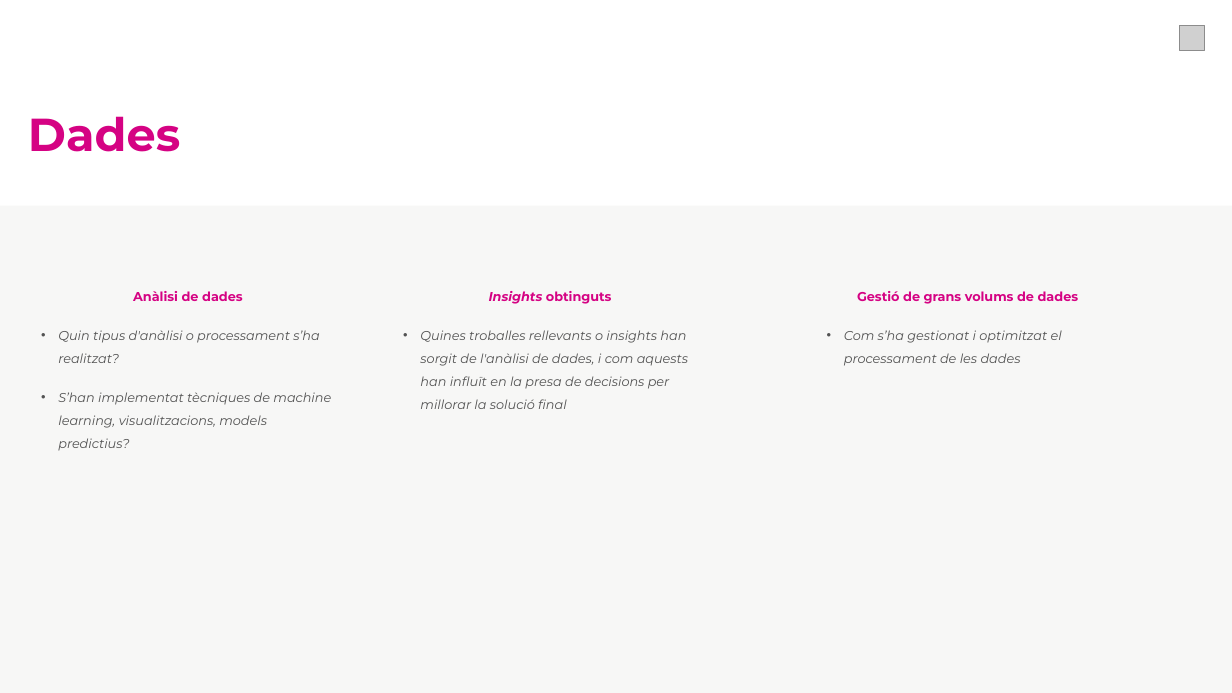
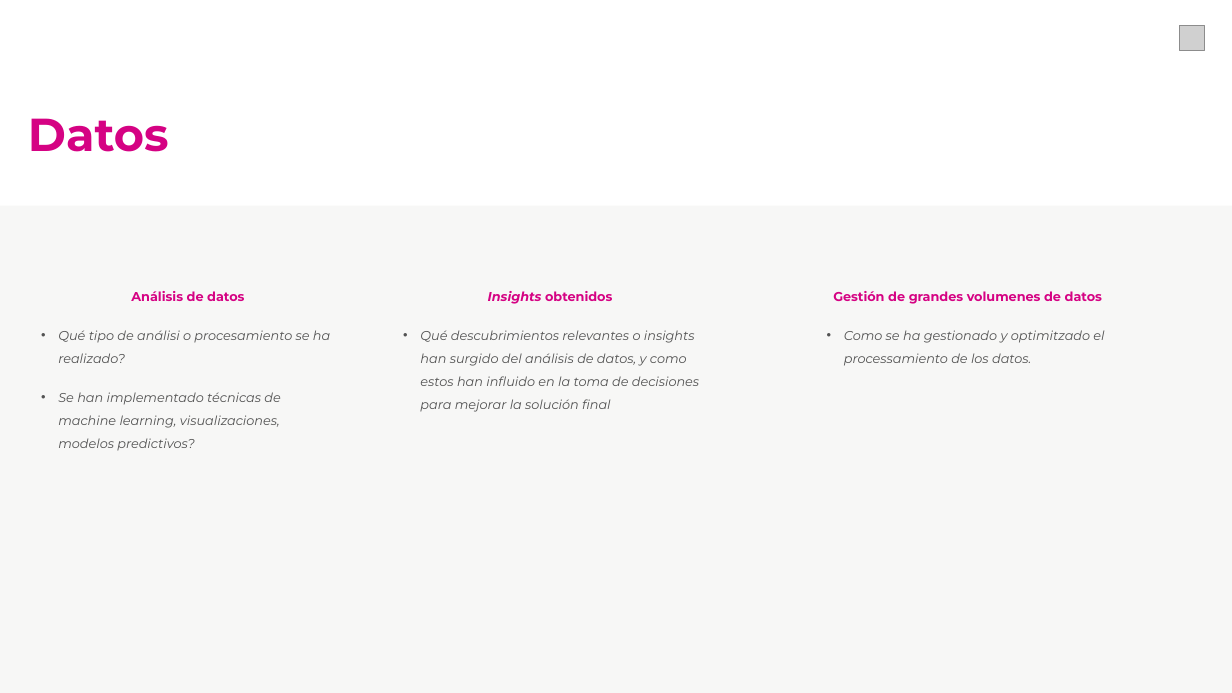
Before and after one commit to cvilafer/Datato_Equipo1_Reto3, a slide deck: slide 5 of Datato2025_Equipo1_Reto3.pptx. Drawn at 1232x693 pixels with LibreOffice and Linux fonts; fonts in the diff are those of the drawing; grey boxes stand for pictures; background and template pictures are left out. Boxes give left, top, right and bottom in pixels: in the first picture for what was removed or moved away, otherwise in the second. Text is boxed around its words. In the diff, an @@ line names an element or a change of style, - is before the commit and + after.

```diff
--- a/Datato2025_Equipo1_Reto3.pptx
+++ b/Datato2025_Equipo1_Reto3.pptx
@@ text at (28, 118, 169, 152): text changed @@
-Dades
+Datos
@@ text at (58, 291, 330, 451): text changed @@
-Anàlisi de dades
-• Quin tipus d'anàlisi o processament s’ha realitzat?
-• S’han implementat tècniques de machine learning, visualitzacions, models predictius?
+Análisis de datos
+• Qué tipo de análisi o procesamiento se ha realizado?
+• Se han implementado técnicas de machine learning, visualizaciones, modelos predictivos?
@@ text at (420, 291, 699, 412): text changed @@
-Insights obtinguts
-• Quines troballes rellevants o insights han sorgit de l'anàlisi de dades, i com aquests han influït en la presa de decisions per millorar la solució final
+Insights obtenidos
+• Qué descubrimientos relevantes o insights han surgido del análisis de datos, y como estos han influido en la toma de decisiones para mejorar la solución final
@@ text at (833, 291, 1104, 366): text changed @@
-Gestió de grans volums de dades
-• Com s’ha gestionat i optimitzat el processament de les dades
+Gestión de grandes volumenes de datos
+• Como se ha gestionado y optimitzado el processamiento de los datos.
```
Also in this commit, not shown: 7 other slides changed.
